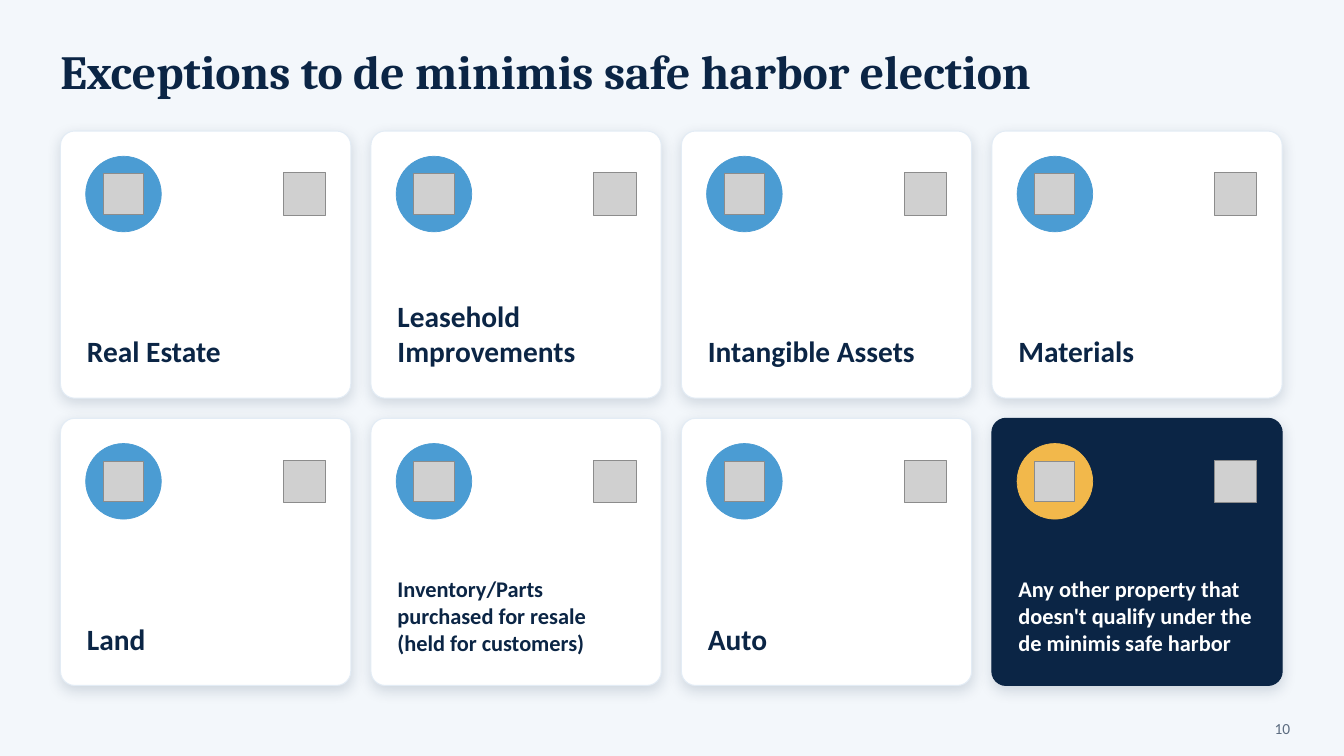
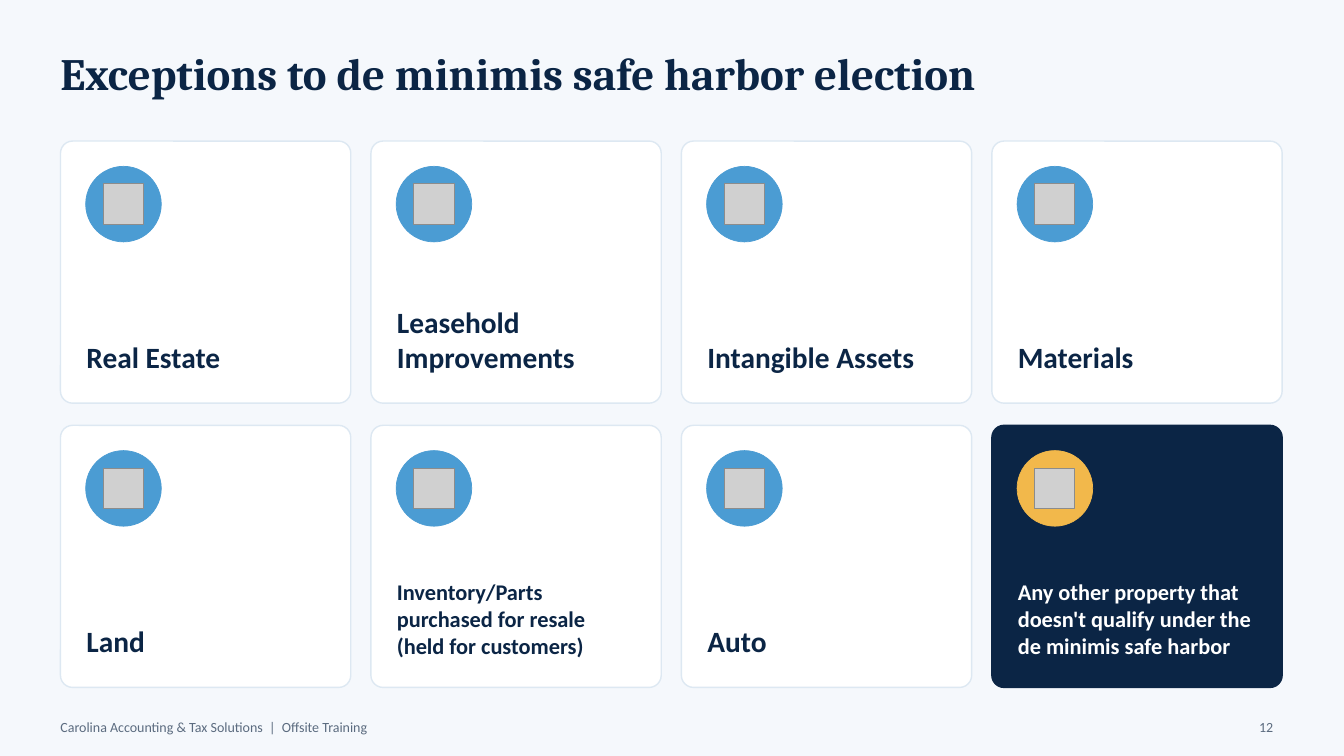
Before and after one commit to Hrishiv67/Ppapp, a slide deck: slide 12 of 2026-10-2_Presentation_-_Bijal_refreshed.pptx (slide 10 before the commit). Drawn at 1344x756 pixels with LibreOffice and Linux fonts; fonts in the diff are those of the drawing; grey boxes stand for pictures. Boxes give left, top, right and bottom in pixels: in the first picture for what was removed or moved away, otherwise in the second. Text is boxed around its words. In the diff, an @@ line names an element or a change of style, - is before the commit and + after.

```diff
--- a/2026-10-2_Presentation_-_Bijal_refreshed.pptx
+++ b/2026-10-2_Presentation_-_Bijal_refreshed.pptx
@@ background #F3F7FB to #F5F8FC @@
@@ text "Exceptions to de minimis safe ..." at <box>60,58,975,100</box>: size 34 to 32 pt @@
@@ rounded rectangle "Real Estate": place and size @@
-rounded rectangle "Real Estate" at <box>60,131,351,398</box>
+rounded rectangle "Real Estate" at <box>60,141,351,403</box>
@@ rounded rectangle "Leasehold Improvements": place and size @@
-rounded rectangle "Leasehold Improvements" at <box>371,131,661,398</box>
+rounded rectangle "Leasehold Improvements" at <box>371,141,661,403</box>
@@ rounded rectangle "Intangible Assets": place and size @@
-rounded rectangle "Intangible Assets" at <box>682,131,972,398</box>
+rounded rectangle "Intangible Assets" at <box>682,141,972,403</box>
@@ outline #E3ECF5 0.75 pt to #DDE8F2 1 pt; shadow off; proportions changed in 7 elements at <box>60,425,351,688</box>, <box>371,425,661,688</box>, <box>682,425,972,688</box>, <box>60,141,351,403</box>, <box>371,141,661,403</box>, <box>682,141,972,403</box>, <box>992,141,1282,403</box> @@
@@ rounded rectangle "Materials": place and size @@
-rounded rectangle "Materials" at <box>992,131,1282,398</box>
+rounded rectangle "Materials" at <box>992,141,1282,403</box>
@@ picture removed at <box>283,173,326,216</box> @@
@@ picture removed at <box>594,173,636,216</box> @@
@@ picture removed at <box>904,173,947,216</box> @@
@@ 4 pictures, 4 ellipses: place and size @@
-4 pictures, 4 ellipses at <box>86,156,1093,232</box>
+4 pictures, 4 ellipses at <box>86,166,1093,242</box>
@@ picture removed at <box>1215,173,1257,216</box> @@
@@ rounded rectangle "Land": place and size @@
-rounded rectangle "Land" at <box>60,418,351,686</box>
+rounded rectangle "Land" at <box>60,425,351,688</box>
@@ rounded rectangle "Inventory/Parts purchased for resale (held ...": place and size @@
-rounded rectangle "Inventory/Parts purchased for resale (held ..." at <box>371,418,661,686</box>
+rounded rectangle "Inventory/Parts purchased for resale (held ..." at <box>371,425,661,688</box>
@@ rounded rectangle "Auto": place and size @@
-rounded rectangle "Auto" at <box>682,418,972,686</box>
+rounded rectangle "Auto" at <box>682,425,972,688</box>
@@ rounded rectangle "Any other property that doesn't ...": place and size @@
-rounded rectangle "Any other property that doesn't ..." at <box>992,418,1282,686</box>
+rounded rectangle "Any other property that doesn't ..." at <box>992,425,1282,688</box>
@@ rounded rectangle "Any other property that doesn't ..." at <box>992,425,1282,688</box>: outline #0B2545 0.75 pt to #0B2545 1 pt; shadow off; proportions changed @@
@@ picture removed at <box>283,461,326,503</box> @@
@@ picture removed at <box>594,461,636,503</box> @@
@@ picture removed at <box>904,461,947,503</box> @@
@@ 4 pictures, 4 ellipses: place and size @@
-4 pictures, 4 ellipses at <box>86,444,1093,519</box>
+4 pictures, 4 ellipses at <box>86,451,1093,526</box>
@@ picture removed at <box>1215,461,1257,503</box> @@
@@ text added at <box>60,722,367,735</box>, 10 pt, text #5B6B7F @@
+Carolina Accounting & Tax Solutions | Offsite Training
@@ page number added at <box>1259,723,1273,732</box>, 10 pt, text #5B6B7F @@
+12
@@ page number removed at <box>1275,724,1291,734</box> @@
-10
```
Also in this commit, not shown: 10 other slides changed, 5 slides added, 3 slides removed.
